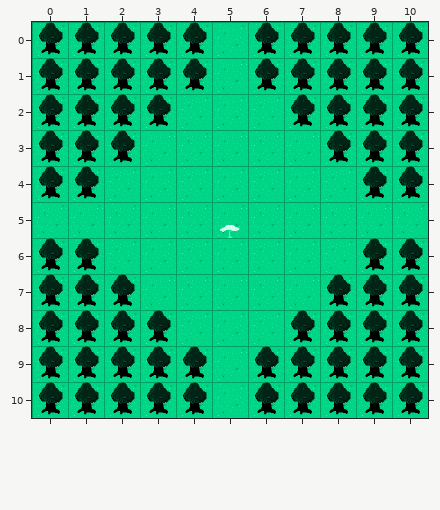
Tiled map, stored at assets/tilesets/defaultroom.tmx. The picture above was drawn from the file before the commit.
Cells are 64x64 px. Shown: x 0..10, y 0..10.
After:
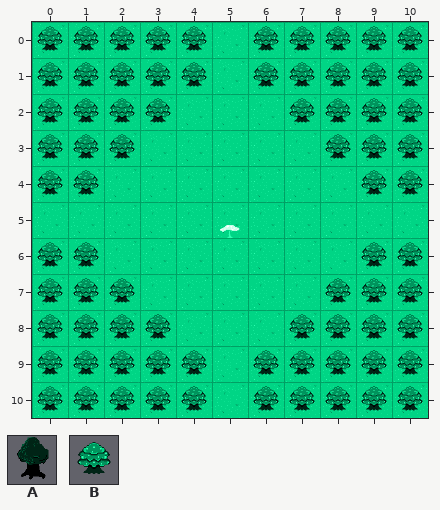
Key: from "temp": A 2 "TreeTest"; from "tilesheet": B 0.
_ is an empty cell.
Edits made:
Layer "terrain":
y 0..1: x 0..4 AAAAA -> BBBBB; x 6..10 AAAAA -> BBBBB
y 2: x 0..3 AAAA -> BBBB; x 7..10 AAAA -> BBBB
y 3: x 0..2 AAA -> BBB; x 8..10 AAA -> BBB
y 4: x 0..1 AA -> BB; x 9..10 AA -> BB
y 6: x 0..1 AA -> BB; x 9..10 AA -> BB
y 7: x 0..2 AAA -> BBB; x 8..10 AAA -> BBB
y 8: x 0..3 AAAA -> BBBB; x 7..10 AAAA -> BBBB
y 9..10: x 0..4 AAAAA -> BBBBB; x 6..10 AAAAA -> BBBBB
Changed places in both pictures, as pixel boxes (x1, y1, x2, y2):
changed: (37, 22, 207, 199)
changed: (253, 22, 423, 199)
changed: (37, 238, 207, 415)
changed: (253, 238, 423, 415)
